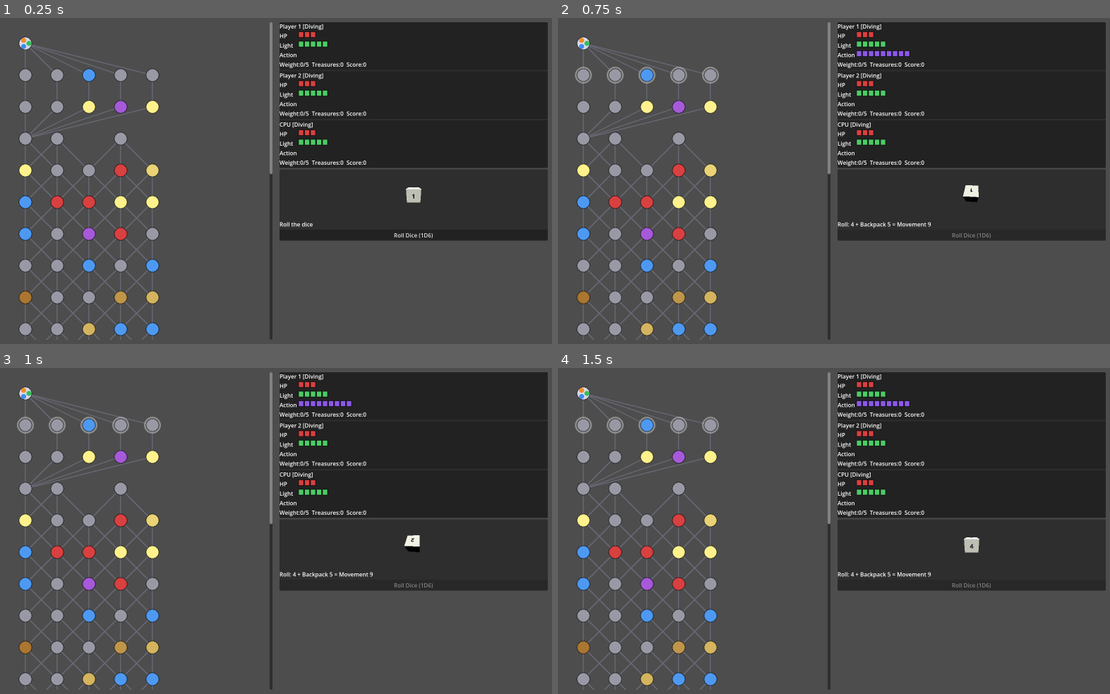
Above: before the commit, frames 1-4 (two rows, left to right).
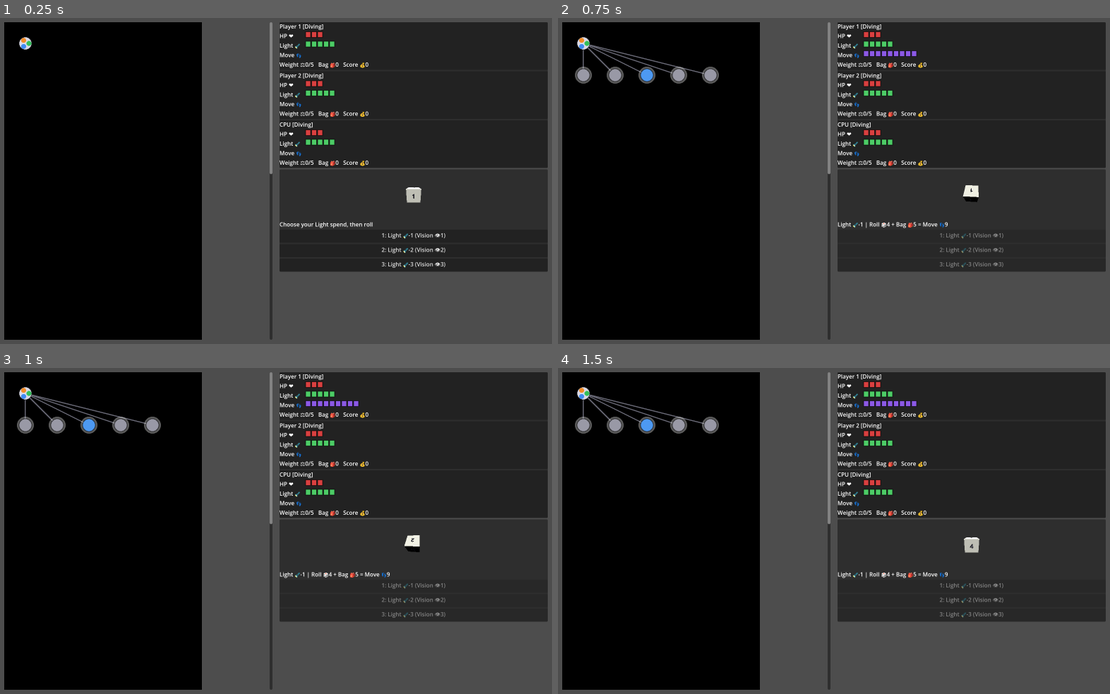
Above: after the commit, the same moments.

Repository: dandan62/gamejam
Game: Godot game, scene res://scenes/Main.tscn
The game is run twice, just before and just after one commit, with the same random seed, the same clock (stepped at 60 frames per second) and the same inputs.
Inputs (mouse positions are in pixels of both pictures, inside the frame that each line leads up to):
- Up to frame 1 (0.25 s): no input
- Up to frame 2 (0.75 s): click (972, 236) at 0.5 s, where only the run before the commit has a clickable "Roll Dice (1D6)"
- Up to frame 3 (1 s): no input
- Up to frame 4 (1.5 s): move the mouse to (960, 517) at 1.27 s; click (960, 517) at 1.42 s

The runs differ from the first frame. In frame 1, 40% of the frame differs, in the area x 0-100%, y 1-99%; in frame 2, 40%; in frame 3, 40%; in frame 4, 40%.

Commit message:
Add fog-of-war vision options and icon+label stat display
- Movement stays dice(1d6)+backpack-space driven; a new 3-option
  choice at the start of each turn (Light -1/-2/-3) now controls
  the board's fog-of-war vision radius instead of movement, reverting
  to current-tile-only once movement ends.
- HUD, treasure/relic prompts, event choices, dice results, and the
  game-over screen now show stat deltas as "Label Icon±N" (e.g.
  "HP ❤-1", "Light 🔦-2", "Score 💰+3") via a new StatIcons helper,
  instead of plain text.

Diff:
--- a/scenes/Board.gd
+++ b/scenes/Board.gd
@@ -3,8 +3,12 @@
 
 ## マップのノード・エッジ・プレイヤー駒を描画する盤面。
 ## ハイライトされている(=現在選択可能な)ノードはクリックで選択できる。
+## 盤面全体は黒で覆われており、現在の手番プレイヤーの現在地からvision_radiusホップ以内
+## （set_vision_radiusで設定）のマスだけが見える（フォグ・オブ・ウォー）。
 ## Draws the map's nodes, edges, and player tokens.
 ## Highlighted (= currently selectable) nodes can be chosen by clicking them.
+## The whole board is covered in black; only tiles within vision_radius hops of the current
+## turn's player position (set via set_vision_radius) are revealed (fog of war).
 
 signal node_clicked(node_id: int)
 
@@ -12,6 +16,7 @@
 var node_positions: Dictionary = {}
 var highlighted_forward: Array = []
 var highlighted_backward: Array = []
+var vision_radius: int = 0
 
 const NODE_RADIUS := 18.0
 const DEPTH_SPACING := 90.0
@@ -42,6 +47,15 @@
 func set_highlighted(forward_ids: Array, backward_ids: Array) -> void:
 	highlighted_forward = forward_ids
 	highlighted_backward = backward_ids
+	queue_redraw()
+
+
+## 見える範囲（現在の手番プレイヤーの現在地からのホップ数）を設定する。
+## 0なら現在地のマスしか見えない。マップ全体は黒で覆われ、見える範囲外は描画されない。
+## Sets the visible range (in hops from the current turn's player position).
+## 0 means only the current tile is visible. The rest of the map stays covered in black.
+func set_vision_radius(radius: int) -> void:
+	vision_radius = radius
 	queue_redraw()
 
 
@@ -107,15 +121,27 @@
 	if map_graph == null:
 		return
 
+	draw_rect(Rect2(Vector2.ZERO, size), Color.BLACK)
+
+	var revealed: Dictionary = {}
+	var current_player := GameManager.get_current_player()
+	if current_player != null:
+		for id in map_graph.get_nodes_within_hops(current_player.current_node_id, vision_radius):
+			revealed[id] = true
+
 	for node in map_graph.get_all_nodes():
 		var n: MapNodeDef = node
+		if not revealed.has(n.id):
+			continue
 		var from_pos: Vector2 = node_positions[n.id]
 		for next_id in n.forward_connections:
-			if node_positions.has(next_id):
+			if revealed.has(next_id) and node_positions.has(next_id):
 				draw_line(from_pos, node_positions[next_id], Color(0.4, 0.4, 0.45), 3.0)
 
 	for node in map_graph.get_all_nodes():
 		var n: MapNodeDef = node
+		if not revealed.has(n.id):
+			continue
 		var pos: Vector2 = node_positions[n.id]
 		var color := _tile_color(n)
 		if highlighted_forward.has(n.id):
@@ -130,6 +156,8 @@
 		var p: PlayerState = players[i]
 		if p.status == PlayerState.Status.ELIMINATED:
 			continue
+		if not revealed.has(p.current_node_id):
+			continue
 		if not node_positions.has(p.current_node_id):
 			continue
 		var base_pos: Vector2 = node_positions[p.current_node_id]
--- a/scenes/Main.gd
+++ b/scenes/Main.gd
@@ -39,7 +39,7 @@
 
 	dice_ui = DiceUI.new()
 	side_panel.add_child(dice_ui)
-	dice_ui.roll_pressed.connect(_on_roll_pressed)
+	dice_ui.option_chosen.connect(_on_option_chosen)
 
 	action_panel = ActionPanel.new()
 	side_panel.add_child(action_panel)
@@ -64,7 +64,8 @@
 	turn_manager = TurnManager.new()
 	add_child(turn_manager)
 	turn_manager.turn_started.connect(_on_turn_started)
-	turn_manager.dice_rolled.connect(_on_dice_rolled)
+	turn_manager.movement_option_chosen.connect(_on_movement_option_chosen)
+	turn_manager.vision_changed.connect(_on_vision_changed)
 	turn_manager.movement_changed.connect(_on_movement_changed)
 	turn_manager.path_choices_ready.connect(_on_path_choices_ready)
 	turn_manager.player_moved.connect(_on_player_moved)
@@ -96,13 +97,17 @@
 	_refresh_all()
 
 
-func _on_roll_pressed() -> void:
-	turn_manager.roll_dice()
+func _on_option_chosen(option: int) -> void:
+	turn_manager.choose_movement_option(option)
 
 
-func _on_dice_rolled(_player: PlayerState, die: int, backpack_space: int, movement: int) -> void:
-	dice_ui.show_result(die, backpack_space, movement)
+func _on_movement_option_chosen(_player: PlayerState, option: int, die: int, backpack_space: int, movement: int) -> void:
+	dice_ui.show_result(option, die, backpack_space, movement)
 	dice_ui.set_enabled(false)
+
+
+func _on_vision_changed(radius: int) -> void:
+	board.set_vision_radius(radius)
 
 
 func _on_movement_changed(player: PlayerState, remaining: int, total: int) -> void:
@@ -156,5 +161,6 @@
 
 
 func _on_game_over(ranking: Array) -> void:
+	board.set_vision_radius(0)
 	_refresh_all()
 	game_over_screen.show_ranking(ranking)
--- a/scenes/ui/ActionPanel.gd
+++ b/scenes/ui/ActionPanel.gd
@@ -24,8 +24,12 @@
 	match context.get("kind"):
 		"treasure":
 			var data: TreasureData = context["data"]
-			info.text = "Treasure: %s (Value %d / Weight %d / HP damage %d)" % [
-				data.display_name, context["value"], data.weight, data.hp_damage
+			info.text = "Treasure: %s (%s / %s / %s)  %s" % [
+				data.display_name,
+				StatIcons.tag("Score", StatIcons.SCORE, str(context["value"])),
+				StatIcons.tag("Weight", StatIcons.WEIGHT, str(data.weight)),
+				StatIcons.tag("HP", StatIcons.HP, "-%d" % data.hp_damage),
+				StatIcons.buffs_summary(data.buffs),
 			]
 			vbox.add_child(info)
 			var pick_btn := Button.new()
@@ -36,7 +40,9 @@
 			_add_ignore_button()
 		"relic":
 			var relic: RelicData = context["data"]
-			info.text = "Relic: %s - %s" % [relic.display_name, relic.description]
+			info.text = "Relic: %s - %s  %s" % [
+				relic.display_name, relic.description, StatIcons.buffs_summary(relic.buffs)
+			]
 			vbox.add_child(info)
 			var pick_btn := Button.new()
 			pick_btn.text = "Pick Up"
--- a/scenes/ui/DiceUI.gd
+++ b/scenes/ui/DiceUI.gd
@@ -1,11 +1,20 @@
 extends PanelContainer
 class_name DiceUI
 
-signal roll_pressed
+## ターン開始時に、見える範囲とライト消費量を決めるオプション(1〜3)を選ばせ、続けて
+## 1D6を振らせるUI。移動力自体はダイス＋バックパックの空きで決まり、オプションの影響は
+## 受けない。オプションが決めるのは見える範囲(フォグ・オブ・ウォー)とターン終了時の
+## ライト消費量だけ。
+## UI that has the player pick an option (1-3, which sets the visible range and end-of-turn
+## Light cost) at the start of a turn, then rolls 1d6. Movement itself is decided purely by
+## the die + empty backpack space and isn't affected by the option -- the option only controls
+## the visible range (fog of war) and the Light spent at end of turn.
+
+signal option_chosen(option: int)
 
 var result_label: Label
-var roll_button: Button
 var dice3d: Dice3D
+var option_buttons: Array = []  # Array[Button]
 
 
 func _ready() -> void:
@@ -14,18 +23,32 @@
 	dice3d = Dice3D.new()
 	vbox.add_child(dice3d)
 	result_label = Label.new()
-	result_label.text = "Roll the dice"
+	result_label.text = "Choose your Light spend, then roll"
 	vbox.add_child(result_label)
-	roll_button = Button.new()
-	roll_button.text = "Roll Dice (1D6)"
-	roll_button.pressed.connect(func(): roll_pressed.emit())
-	vbox.add_child(roll_button)
+
+	for i in range(3):
+		var option := i + 1
+		var btn := Button.new()
+		btn.text = "%d: %s (%s)" % [
+			option,
+			StatIcons.tag("Light", StatIcons.LIGHT, StatIcons.signed(-option)),
+			StatIcons.tag("Vision", StatIcons.VISION, str(option)),
+		]
+		btn.pressed.connect(func(): option_chosen.emit(option))
+		vbox.add_child(btn)
+		option_buttons.append(btn)
 
 
-func show_result(die: int, backpack_space: int, movement: int) -> void:
-	result_label.text = "Roll: %d + Backpack %d = Movement %d" % [die, backpack_space, movement]
+func show_result(option: int, die: int, backpack_space: int, movement: int) -> void:
+	result_label.text = "%s | %s + %s = %s" % [
+		StatIcons.tag("Light", StatIcons.LIGHT, StatIcons.signed(-option)),
+		StatIcons.tag("Roll", StatIcons.DICE, str(die)),
+		StatIcons.tag("Bag", StatIcons.TREASURE_COUNT, str(backpack_space)),
+		StatIcons.tag("Move", StatIcons.MOVE, str(movement)),
+	]
 	dice3d.roll(die)
 
 
 func set_enabled(enabled: bool) -> void:
-	roll_button.disabled = not enabled
+	for btn in option_buttons:
+		btn.disabled = not enabled
--- a/scenes/ui/EventPopup.gd
+++ b/scenes/ui/EventPopup.gd
@@ -24,9 +24,16 @@
 
 func prompt(event: EventData) -> void:
 	desc_label.text = event.description
-	a_button.text = event.choice_a_text
-	b_button.text = event.choice_b_text
+	a_button.text = _with_icon_summary(event.choice_a_text, event.choice_a_effect)
+	b_button.text = _with_icon_summary(event.choice_b_text, event.choice_b_effect)
 	show()
+
+
+func _with_icon_summary(text: String, effect: EffectData) -> String:
+	if effect == null:
+		return text
+	var summary := effect.icon_summary()
+	return "%s  %s" % [text, summary] if summary != "" else text
 
 
 func close() -> void:
--- a/scenes/ui/GameOverScreen.gd
+++ b/scenes/ui/GameOverScreen.gd
@@ -20,6 +20,6 @@
 		var p: PlayerState = ranking[i]
 		var lbl := Label.new()
 		var status_text := "Returned" if p.status == PlayerState.Status.RETURNED else "Eliminated"
-		lbl.text = "#%d: %s - %d pts (%s)" % [i + 1, p.display_name, p.banked_score, status_text]
+		lbl.text = "#%d: %s - %s (%s)" % [i + 1, p.display_name, StatIcons.tag("Score", StatIcons.SCORE, str(p.banked_score)), status_text]
 		vbox.add_child(lbl)
 	show()
--- a/scenes/ui/HUD.gd
+++ b/scenes/ui/HUD.gd
@@ -1,11 +1,12 @@
 extends PanelContainer
 class_name HUD
 
-## プレイヤーごとにHP/ライト/行動力(サイコロの出目)をセグメントゲージで表示し、
+## プレイヤーごとにHP/ライト/行動力(サイコロの出目)をセグメントゲージ＋アイコン
+## (StatIcons参照、"HP"のような文章ではなく❤のようなアイコンで表す)で表示し、
 ## 所持お宝をアイコン(未設定なら頭文字のプレースホルダー)で並べて見せるHUD。
-## Per-player HUD showing HP/light/action-points (the dice roll) as segment gauges,
-## plus a row of carried-treasure icons (a first-letter placeholder square when
-## no icon texture is set yet).
+## Per-player HUD showing HP/light/action-points (the dice roll) as segment gauges tagged
+## with icons (see StatIcons -- e.g. ❤ instead of the word "HP"), plus a row of
+## carried-treasure icons (a first-letter placeholder square when no icon texture is set yet).
 
 var _vbox: VBoxContainer
 var _status_labels: Array = []      # Array[Label]
@@ -41,8 +42,8 @@
 		var hp_row := HBoxContainer.new()
 		col.add_child(hp_row)
 		var hp_tag := Label.new()
-		hp_tag.text = "HP"
-		hp_tag.custom_minimum_size = Vector2(50, 0)
+		hp_tag.text = StatIcons.tag("HP", StatIcons.HP)
+		hp_tag.custom_minimum_size = Vector2(70, 0)
 		hp_row.add_child(hp_tag)
 		var hp_gauge := SegmentGauge.new()
 		hp_gauge.filled_color = Color(0.85, 0.25, 0.25)
@@ -52,8 +53,8 @@
 		var light_row := HBoxContainer.new()
 		col.add_child(light_row)
 		var light_tag := Label.new()
-		light_tag.text = "Light"
-		light_tag.custom_minimum_size = Vector2(50, 0)
+		light_tag.text = StatIcons.tag("Light", StatIcons.LIGHT)
+		light_tag.custom_minimum_size = Vector2(70, 0)
 		light_row.add_child(light_tag)
 		var light_gauge := SegmentGauge.new()
 		light_gauge.filled_color = Color(0.3, 0.8, 0.4)
@@ -63,8 +64,8 @@
 		var action_row := HBoxContainer.new()
 		col.add_child(action_row)
 		var action_tag := Label.new()
-		action_tag.text = "Action"
-		action_tag.custom_minimum_size = Vector2(50, 0)
+		action_tag.text = StatIcons.tag("Move", StatIcons.MOVE)
+		action_tag.custom_minimum_size = Vector2(70, 0)
 		action_row.add_child(action_tag)
 		var action_gauge := SegmentGauge.new()
 		action_gauge.filled_color = Color(0.55, 0.35, 0.9)
@@ -102,8 +103,10 @@
 		_action_gauges[i].set_value(mv["remaining"], mv["total"])
 
 		var weight_text := "%d/%d" % [p.get_total_weight(), p.get_weight_capacity()]
-		_detail_labels[i].text = "Weight:%s  Treasures:%d  Score:%d" % [
-			weight_text, p.carried_treasures.size(), p.banked_score
+		_detail_labels[i].text = "%s   %s   %s" % [
+			StatIcons.tag("Weight", StatIcons.WEIGHT, weight_text),
+			StatIcons.tag("Bag", StatIcons.TREASURE_COUNT, str(p.carried_treasures.size())),
+			StatIcons.tag("Score", StatIcons.SCORE, str(p.banked_score)),
 		]
 
 		_refresh_treasure_row(_treasure_rows[i], p)
@@ -123,7 +126,7 @@
 func _build_treasure_icon(data: TreasureData, value: int) -> Control:
 	var box := Control.new()
 	box.custom_minimum_size = ICON_SIZE
-	box.tooltip_text = "%s (Value %d)" % [data.display_name, value]
+	box.tooltip_text = "%s (%s)" % [data.display_name, StatIcons.tag("Score", StatIcons.SCORE, str(value))]
 
 	if data.icon != null:
 		var tex := TextureRect.new()
--- /dev/null
+++ b/scripts/core/StatIcons.gd
@@ -0,0 +1,65 @@
+extends RefCounted
+class_name StatIcons
+
+## ステータスを文章だけ・アイコンだけではなく「ラベル＋アイコン＋数値」（例: "HP ❤-1"）
+## で表すための定義。HUD/ActionPanel/EventPopup/DiceUIなど、ステータスの増減を表示する
+## 箇所はここのアイコン・ラベルで統一する。
+## Definitions for representing a stat as "label + icon + value" (e.g. "HP ❤-1") rather than
+## text alone or an icon alone. HUD/ActionPanel/EventPopup/DiceUI and anywhere else that
+## displays a stat delta should draw from these icons/labels for consistency.
+
+const HP := "❤"
+const LIGHT := "🔦"
+const SCORE := "💰"
+const WEIGHT := "⚖"
+const MOVE := "👣"
+const TREASURE_COUNT := "🎒"
+const VISION := "👁"
+const DICE := "🎲"
+const BUFF := "✨"
+
+
+## +符号を明示した数値文字列にする（0未満はそのまま "-1" のように表示される）。
+## Formats a number with an explicit + sign for positive values (negatives already read as "-1").
+static func signed(value: int) -> String:
+	return "+%d" % value if value > 0 else str(value)
+
+
+## "HP ❤-1" のように ラベル＋アイコン＋値 の文字列を作る。
+## Builds a "label + icon + value" string like "HP ❤-1".
+static func tag(label: String, icon: String, value: String = "") -> String:
+	return "%s %s%s" % [label, icon, value]
+
+
+static func stat_icon(stat: int) -> String:
+	match stat:
+		BuffData.Stat.MOVE:
+			return MOVE
+		BuffData.Stat.WEIGHT:
+			return WEIGHT
+		BuffData.Stat.LIGHT:
+			return LIGHT
+		_:
+			return "?"
+
+
+static func stat_label(stat: int) -> String:
+	match stat:
+		BuffData.Stat.MOVE:
+			return "Move"
+		BuffData.Stat.WEIGHT:
+			return "Weight"
+		BuffData.Stat.LIGHT:
+			return "Light"
+		_:
+			return "?"
+
+
+## 複数のバフをまとめて "✨ Move 👣+2  ✨ Light 🔦-1" のような文字列にする。
+## Summarizes a list of buffs into a string like "✨ Move 👣+2  ✨ Light 🔦-1".
+static func buffs_summary(buffs: Array) -> String:
+	var parts: PackedStringArray = []
+	for b in buffs:
+		var buff: BuffData = b
+		parts.append("%s %s" % [BUFF, tag(stat_label(buff.stat), stat_icon(buff.stat), signed(buff.amount))])
+	return "  ".join(parts)
--- a/scripts/core/TurnManager.gd
+++ b/scripts/core/TurnManager.gd
@@ -2,24 +2,34 @@
 class_name TurnManager
 
 ## 1ターンの進行を担うステートマシン。
-## 出目を移動力として1マスずつ進み、止まったマスごとにアクションを解決する
-## （移動力を使い切るか、経路が尽きるか、帰還するまで繰り返す）。
+## ターン開始時、プレイヤーは移動オプション(1〜3)を選ぶ。移動力自体はダイス1個＋
+## バックパックの空き（＋MOVEバフ）のままオプションでは変わらないが、選んだ値がそのまま
+## 「見える範囲(マス数、フォグ・オブ・ウォーの半径)」と「ターン終了時のライト消費量」になる
+## （大きい数を選ぶほど遠くまで見えるが、ライトも多く減る）。
+## ダイスで決まった移動力を使って1マスずつ進み、止まったマスごとにアクションを解決する
+## （移動力を使い切るか、経路が尽きるか、帰還するまで繰り返す）。移動が終わると
+## 見える範囲は0（現在地のみ）に戻る。
 ## 進行方向はターン開始時に固定されず、1マスごとに前進/後退を選び直せる。
-## 人間プレイヤーの手番ではUIからの呼び出し(roll_dice/choose_path/...)を待ち、
+## 人間プレイヤーの手番ではUIからの呼び出し(choose_movement_option/choose_path/...)を待ち、
 ## CPUの手番では各ステートに入った直後にCPUAIの判断で自動的に同じ関数を呼ぶ。
 ## State machine that drives a single turn.
-## Uses the roll as movement points and advances one tile at a time, resolving an
-## action on each tile landed on (repeats until movement runs out, the path runs out,
-## or the player returns to the surface).
+## At the start of a turn, the player picks an option (1-3). Movement itself is unaffected by
+## the option -- it's still 1 die roll + empty backpack space (+ any MOVE buff) -- but the
+## chosen value directly becomes the visible range (fog-of-war radius, in tiles) and the Light
+## spent at end of turn (picking a bigger number sees further but costs more Light).
+## Using the dice-rolled movement budget, the player advances one tile at a time, resolving an
+## action on each tile landed on (repeats until movement runs out, the path runs out, or the
+## player returns to the surface). Once movement ends, the visible range drops back to 0
+## (current tile only).
 ## Direction isn't locked in at the start of the turn -- forward/backward can be
 ## re-chosen on every single tile.
-## On a human player's turn it waits for UI calls (roll_dice/choose_path/...);
+## On a human player's turn it waits for UI calls (choose_movement_option/choose_path/...);
 ## on a CPU turn it calls those same functions itself right after entering each state,
 ## using CPUAI's decisions.
 
 enum State {
 	IDLE,
-	WAITING_ROLL,
+	WAITING_MOVE_CHOICE,
 	WAITING_STEP,
 	WAITING_TILE_ACTION,
 	WAITING_EVENT_CHOICE,
@@ -27,7 +37,8 @@
 }
 
 signal turn_started(player: PlayerState)
-signal dice_rolled(player: PlayerState, die: int, backpack_space: int, movement: int)
+signal movement_option_chosen(player: PlayerState, option: int, die: int, backpack_space: int, movement: int)
+signal vision_changed(radius: int)
 signal movement_changed(player: PlayerState, remaining: int, total: int)
 signal path_choices_ready(player: PlayerState, forward_ids: Array, backward_ids: Array)
 signal player_moved(player: PlayerState, node_id: int)
@@ -48,6 +59,7 @@
 var _current_node: MapNodeDef
 var _pending_event: EventData
 var _was_return: bool = false
+var _light_cost: int = 1
 
 
 func start_game() -> void:
@@ -63,21 +75,31 @@
 	if player.status == PlayerState.Status.RETURNED:
 		player.status = PlayerState.Status.ACTIVE
 	_was_return = false
-	state = State.WAITING_ROLL
+	state = State.WAITING_MOVE_CHOICE
 	turn_started.emit(player)
 	if player.is_cpu:
-		roll_dice()
-
-
-func roll_dice() -> void:
-	if state != State.WAITING_ROLL:
-		return
-	var player := GameManager.get_current_player()
+		choose_movement_option(CPUAI.choose_movement_option(player))
+
+
+## option: 1〜3。移動力自体は変わらず(ダイス1個＋バックパックの空きのまま)、この値は
+## 「見える範囲(マス数)」と「ターン終了時のライト消費量」だけを決める
+## （大きく選ぶほど遠くまで見えるが、ライトも多く減る）。
+## option: 1-3. Movement itself is unaffected (still 1 die roll + empty backpack space);
+## this value only decides the visible range (in tiles) and the Light spent at end of turn
+## (a bigger pick sees further but costs more Light).
+func choose_movement_option(option: int) -> void:
+	if state != State.WAITING_MOVE_CHOICE:
+		return
+	option = clamp(option, 1, 3)
+	var player := GameManager.get_current_player()
+	_light_cost = option
+	vision_changed.emit(option)
+
 	var die := DiceRoller.roll_1d6()
 	var backpack_space := player.get_weight_capacity() - player.get_total_weight()
 	_movement = die + backpack_space + player.get_stat_bonus(BuffData.Stat.MOVE)
 	_movement = max(_movement, 0)
-	dice_rolled.emit(player, die, backpack_space, _movement)
+	movement_option_chosen.emit(player, option, die, backpack_space, _movement)
 
 	var map_graph: MapGraph = GameManager.map_graph
 	if _movement <= 0 or (not map_graph.has_forward(player.current_node_id) and not map_graph.has_backward(player.current_node_id)):
@@ -109,7 +131,7 @@
 	var candidates: Array = forward_ids + backward_ids
 
 	if candidates.is_empty():
-		state = State.WAITING_ROLL
+		state = State.WAITING_MOVE_CHOICE
 		_finish_turn(player)
 		return
 
@@ -252,7 +274,7 @@
 	if _remaining_steps > 0:
 		_advance_one_step()
 		return
-	state = State.WAITING_ROLL
+	state = State.WAITING_MOVE_CHOICE
 	_finish_turn(player)
 
 
@@ -269,10 +291,11 @@
 
 func _finish_turn(player: PlayerState) -> void:
 	if not _was_return and player.status == PlayerState.Status.ACTIVE:
-		var light_cost: int = max(1 - player.get_stat_bonus(BuffData.Stat.LIGHT), 0)
+		var light_cost: int = max(_light_cost - player.get_stat_bonus(BuffData.Stat.LIGHT), 0)
 		player.light = max(player.light - light_cost, 0)
 		_check_elimination(player)
 
+	vision_changed.emit(0)
 	turn_ended.emit(player)
 
 	if not GameManager.has_non_eliminated_players():
--- a/scripts/data_models/EffectData.gd
+++ b/scripts/data_models/EffectData.gd
@@ -11,3 +11,29 @@
 @export var apply_buff: BuffData = null
 @export var drop_treasure_count: int = 0
 @export var next_treasure_multiplier: float = 1.0
+
+
+## 0でないフィールドを「ラベル＋アイコン＋数値」の短い文字列にまとめる
+## （例: "HP ❤-1  Light 🔦-1  Score 💰+3"）。イベント/妨害の選択肢テキストに添えて、
+## 数値の増減を文章に埋め込まず一目で分かるようにするために使う。
+## Summarizes the non-default fields into a short "label + icon + value" string
+## (e.g. "HP ❤-1  Light 🔦-1  Score 💰+3"). Appended to event/hazard choice text so the
+## numeric impact reads at a glance instead of being buried in prose.
+func icon_summary() -> String:
+	var parts: PackedStringArray = []
+	if hp_delta != 0:
+		parts.append(StatIcons.tag("HP", StatIcons.HP, StatIcons.signed(hp_delta)))
+	if light_delta != 0:
+		parts.append(StatIcons.tag("Light", StatIcons.LIGHT, StatIcons.signed(light_delta)))
+	if score_delta != 0:
+		parts.append(StatIcons.tag("Score", StatIcons.SCORE, StatIcons.signed(score_delta)))
+	if drop_treasure_count != 0:
+		parts.append(StatIcons.tag("Bag", StatIcons.TREASURE_COUNT, StatIcons.signed(-drop_treasure_count)))
+	if next_treasure_multiplier != 1.0:
+		parts.append("Score %sx%s" % [StatIcons.SCORE, str(next_treasure_multiplier)])
+	if apply_buff != null:
+		parts.append("%s %s" % [
+			StatIcons.BUFF,
+			StatIcons.tag(StatIcons.stat_label(apply_buff.stat), StatIcons.stat_icon(apply_buff.stat), StatIcons.signed(apply_buff.amount)),
+		])
+	return "  ".join(parts)
--- a/scripts/entities/CPUAI.gd
+++ b/scripts/entities/CPUAI.gd
@@ -7,6 +7,20 @@
 ## Simple heuristic AI. Does no deep search; decides advance/retreat from remaining
 ## light and how much treasure is carried, and picks destinations/event choices by tile content.
 ## Direction is re-evaluated every single tile rather than once per turn.
+
+## ターン開始時のオプション(1〜3、見える範囲とライト消費量を決める。移動力自体には影響しない)
+## を残りライトから決める。残りが少なければ小さいオプションでライトを温存し、余裕があれば
+## 大きいオプションで見える範囲を広げる。
+## Picks the turn's option (1-3, which sets the visible range and Light cost -- it doesn't
+## affect movement itself) from remaining Light. Conserves Light with a small option when low,
+## widens the visible range with a bigger option when there's headroom.
+static func choose_movement_option(player: PlayerState) -> int:
+	if player.light <= 3:
+		return 1
+	if player.light <= 6:
+		return 2
+	return 3
+
 
 ## その1マスで前進/後退のどちらを選ぶかを決め、選んだ側の中から目的地を選ぶ。
 ## Decides forward vs. backward for this one tile, then picks a destination
--- a/scripts/map/MapGraph.gd
+++ b/scripts/map/MapGraph.gd
@@ -47,3 +47,24 @@
 
 func has_backward(node_id: int) -> bool:
 	return not get_backward_ids(node_id).is_empty()
+
+
+## start_idからhops歩以内（前進・後退どちらの辺も辿ってよい）で到達できるノードIDの集合を返す
+## （start_id自身も含む、hops=0ならstart_idだけ）。視界（見える範囲）の計算に使う。
+## Returns the set of node IDs reachable within `hops` steps of start_id, walking either
+## forward or backward edges (start_id itself is included; hops=0 returns just start_id).
+## Used to compute the player's visible range (fog of war).
+func get_nodes_within_hops(start_id: int, hops: int) -> Array:
+	var visited := {start_id: true}
+	var frontier: Array = [start_id]
+	for _i in range(hops):
+		var next_frontier: Array = []
+		for id in frontier:
+			for neighbor_id in get_forward_ids(id) + get_backward_ids(id):
+				if not visited.has(neighbor_id):
+					visited[neighbor_id] = true
+					next_frontier.append(neighbor_id)
+		frontier = next_frontier
+		if frontier.is_empty():
+			break
+	return visited.keys()
Not shown, changed: scripts/core/DiceRoller.gd.uid
Not shown, added: scripts/core/StatIcons.gd.uid
